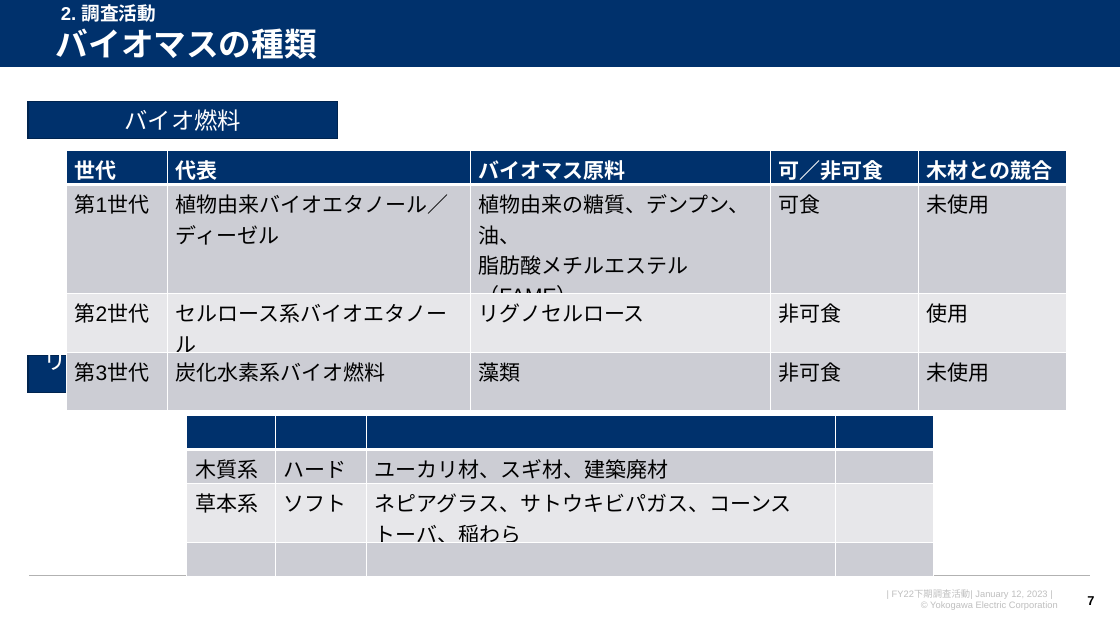
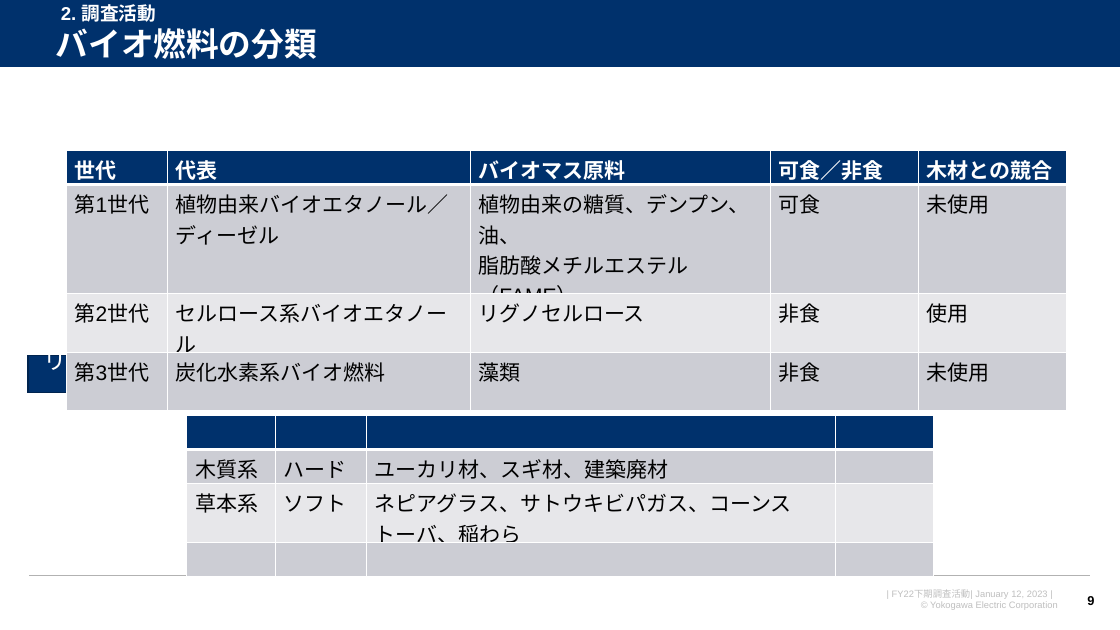
Before and after one commit to watarukumagai-git/denovo, a slide deck: slide 9 of survey_doc/230119_人工酵素設計_進捗報告_rev.0.pptx (slide 7 before the commit). Drawn at 1120x630 pixels with LibreOffice and Linux fonts; fonts in the diff are those of the drawing; background and template pictures are left out. Boxes give left, top, right and bottom in pixels: in the first picture for what was removed or moved away, otherwise in the second. Text is boxed around its words. In the diff, an @@ line names an element or a change of style, - is before the commit and + after.

```diff
--- a/survey_doc/230119_人工酵素設計_進捗報告_rev.0.pptx
+++ b/survey_doc/230119_人工酵素設計_進捗報告_rev.0.pptx
@@ text at [56,28,317,59]: text changed @@
-バイオマスの種類
+バイオ燃料の分類
@@ rectangle removed at [28,102,338,139] @@
-バイオ燃料
@@ table at [66,150,1065,386] @@
-row 1, column 4: 可／非可食
+row 1, column 4: 可食／非食
-row 3, column 4: 非可食
+row 3, column 4: 非食
-row 4, column 4: 非可食
+row 4, column 4: 非食
@@ page number at [1087,595,1094,608]: text changed @@
-7
+9
```
Also in this commit, not shown: 2 other slides changed, 3 slides added.
